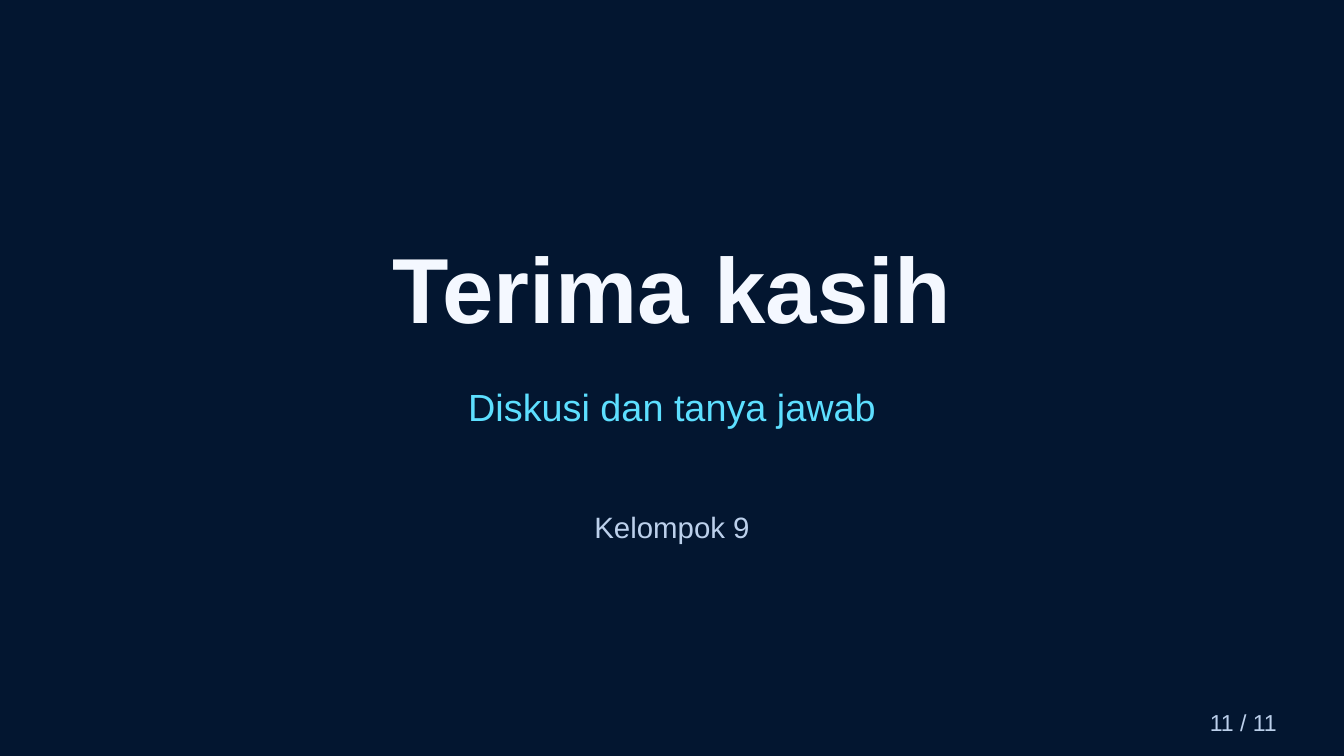
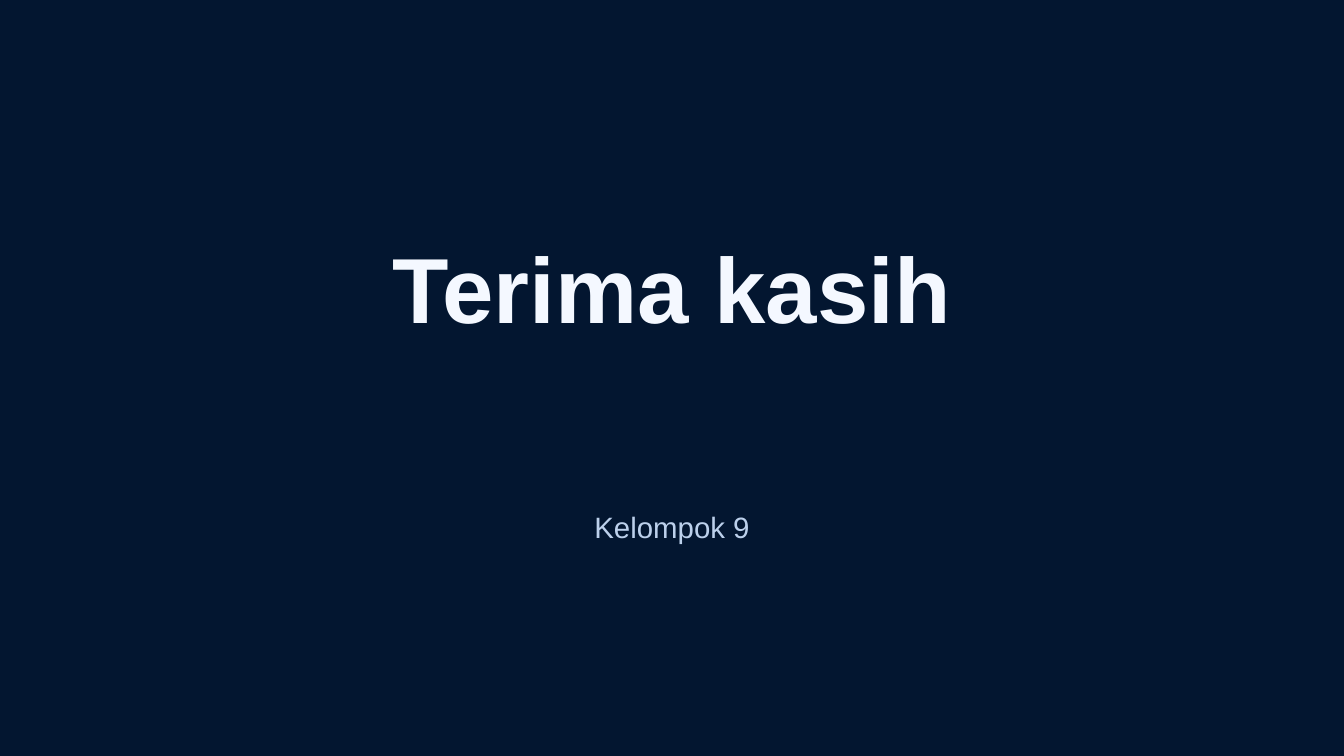
Before and after one commit to Bambang-code/uts-pcd-kelompok-9, a slide deck: slide 11 of laporan/ppt/presentasi-uts-pcd-kelompok-9-biru.pptx. Drawn at 1344x756 pixels with LibreOffice and Linux fonts; fonts in the diff are those of the drawing; background and template pictures are left out. Boxes give left, top, right and bottom in pixels: in the first picture for what was removed or moved away, otherwise in the second. Text is boxed around its words. In the diff, an @@ line names an element or a change of style, - is before the commit and + after.

```diff
--- a/laporan/ppt/presentasi-uts-pcd-kelompok-9-biru.pptx
+++ b/laporan/ppt/presentasi-uts-pcd-kelompok-9-biru.pptx
@@ text removed at [468, 393, 876, 428] @@
-Diskusi dan tanya jawab
@@ text removed at [1210, 715, 1277, 731] @@
-11 / 11
```
Also in this commit, not shown: 7 other slides changed, 3 slides added, 3 slides removed, 33 other files.
